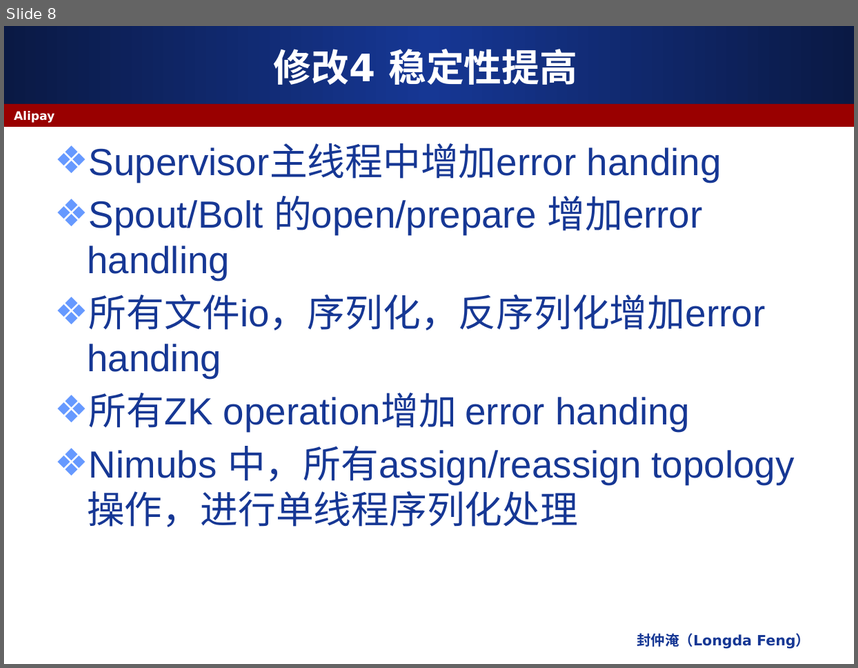
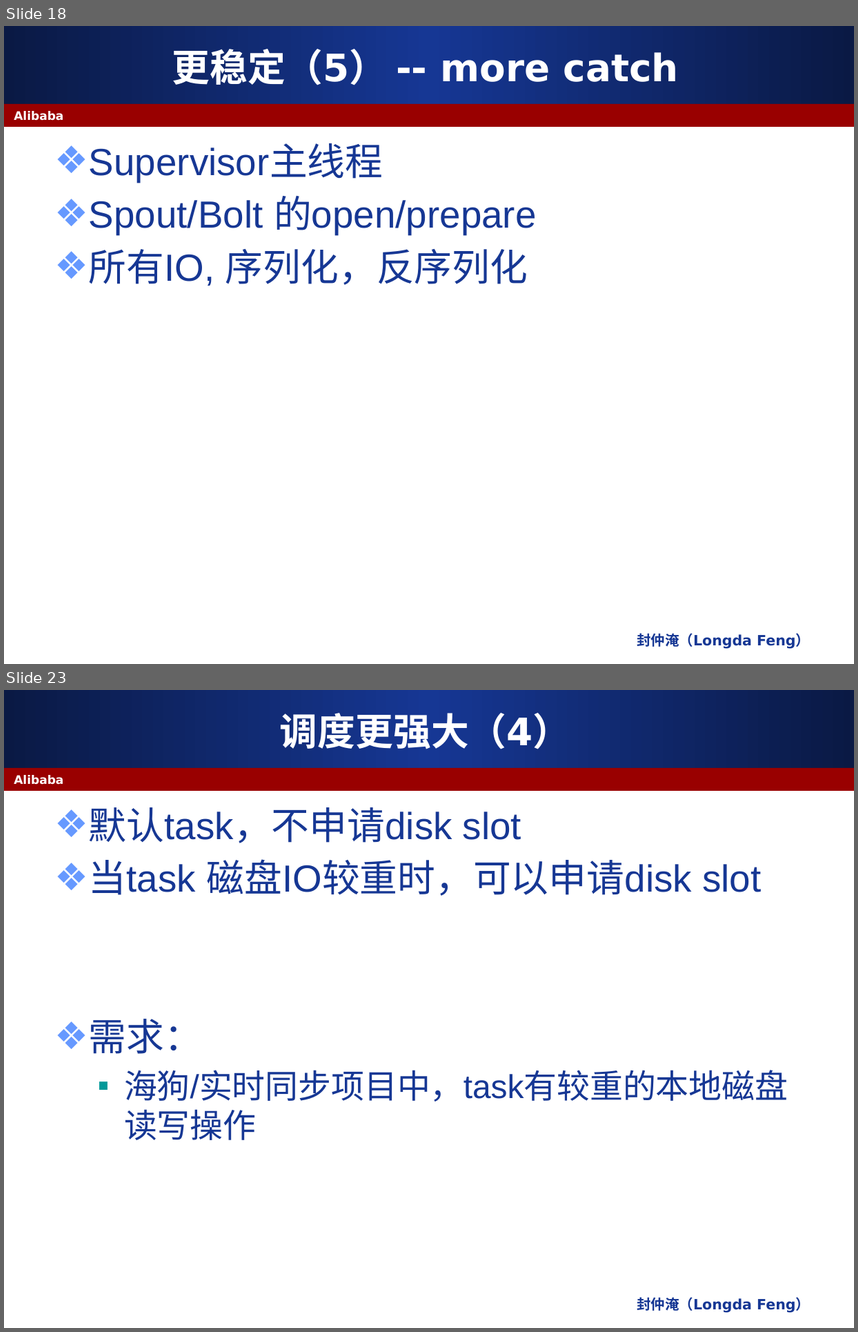
Before and after one commit to apache/storm, a slide deck: docs/JStorm 介绍.pptx. Shown one above the other, each under a label of ours: slide 8 before the commit, slides 18 and 23 after it; the slides between them are not shown. The pictures are 858x668 and 858x1332 pixels, drawn with LibreOffice and Linux fonts; fonts in the diff are those of the drawing. Boxes give left, top, right and bottom in pixels: in the first picture for what was removed or moved away, otherwise in the second. Text is boxed around its words. In the diff, an @@ line names an element or a change of style, - is before the commit and + after.

```diff
--- a/docs/JStorm 介绍.pptx
+++ b/docs/JStorm 介绍.pptx
@@ slide 23 added at (4, 690, 854, 1328), background #FFFFFF; not listed: 2 template elements that a slide beside it also shows @@
@@ title added at (280, 713, 571, 749), 32 pt, text #FFFFFF, bold @@
+调度更强大（4）
@@ text added at (14, 775, 63, 785), 10 pt, text #FFFFFF, bold @@
+Alibaba
@@ text added at (89, 807, 788, 1101), 32 pt, text #163794 @@
+❖ 默认task，不申请disk slot
+❖ 当task 磁盘IO较重时，可以申请disk slot
+❖ 需求：
+  ▪ 海狗/实时同步项目中，task有较重的本地磁盘读写操作
@@ text added at (637, 1297, 810, 1312), 12 pt, text #163794, bold @@
+封仲淹（Longda Feng）
@@ what was slide 8 is now slide 18 @@
@@ slide 18 changed as well @@
@@ title at (172, 49, 679, 85): text changed @@
-修改4 稳定性提高
+更稳定（5） -- more catch
@@ text at (14, 111, 63, 121): text changed @@
-Alipay
+Alibaba
@@ text at (89, 145, 536, 285): text changed @@
-❖ Supervisor主线程中增加error handing
-❖ Spout/Bolt 的open/prepare 增加error handling
-❖ 所有文件io，序列化，反序列化增加error handing
-❖ 所有ZK operation增加 error handing
-❖ Nimubs 中，所有assign/reassign topology 操作，进行单线程序列化处理
+❖ Supervisor主线程
+❖ Spout/Bolt 的open/prepare
+❖ 所有IO, 序列化，反序列化
```
Also in this commit, not shown: 5 other slides changed, 28 other slides added, 3 slides removed, 7 other files.
